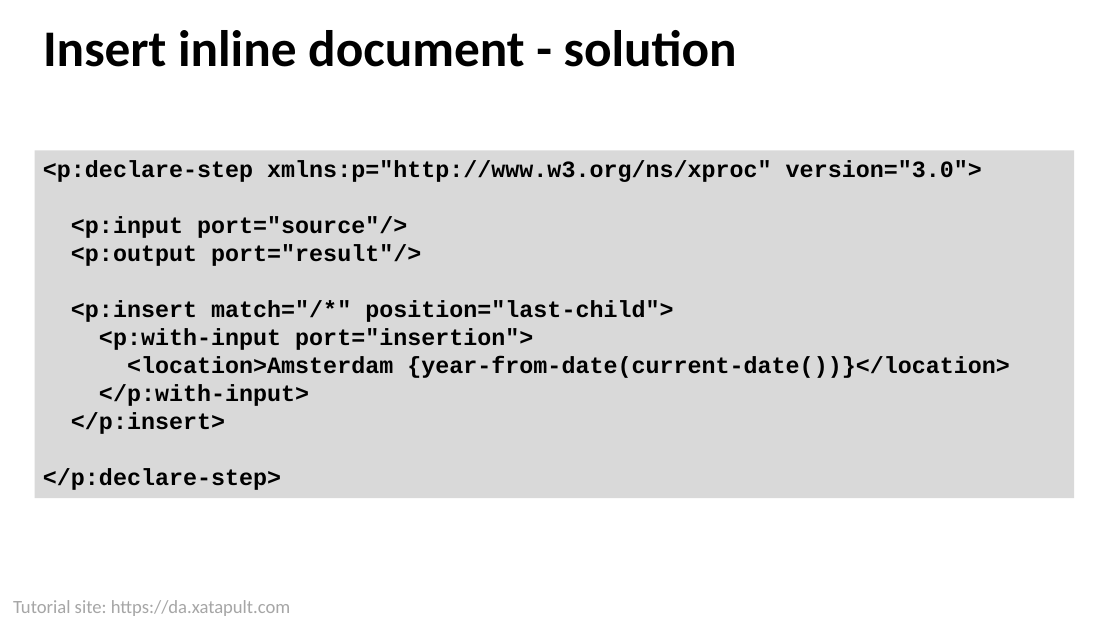
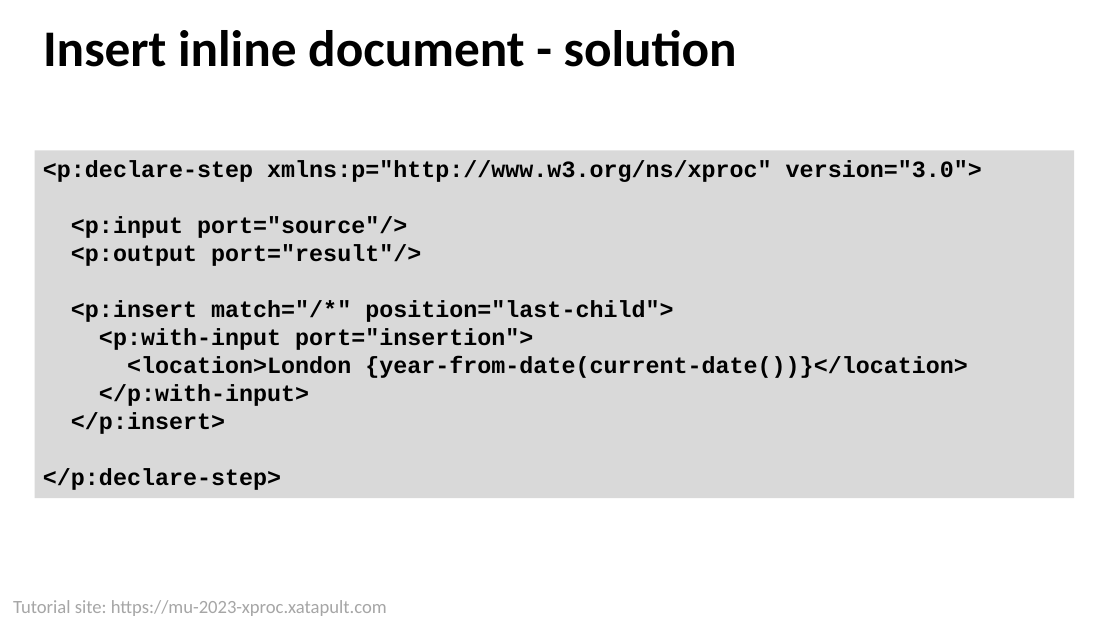
Before and after one commit to xatapult/mu-2023-xproc, a slide deck: slide 23 of presentation/Introduction to XProc 3.0.pptx. Drawn at 1120x630 pixels with LibreOffice and Linux fonts; fonts in the diff are those of the drawing; background and template pictures are left out. Boxes give left, top, right and bottom in pixels: in the first picture for what was removed or moved away, otherwise in the second. Text is boxed around its words. In the diff, an @@ line names an element or a change of style, - is before the commit and + after.

Commit message:
Updates for London

```diff
--- a/presentation/Introduction to XProc 3.0.pptx
+++ b/presentation/Introduction to XProc 3.0.pptx
@@ text in rectangle at (127, 356, 968, 378): text changed @@
-<location>Amsterdam {year-from-date(current-date())}</location>
+<location>London {year-from-date(current-date())}</location>
@@ text at (13, 600, 387, 616): text changed @@
-Tutorial site: https://da.xatapult.com
+Tutorial site: https://mu-2023-xproc.xatapult.com
```
Also in this commit, not shown: 69 other slides changed, 6 other files.
